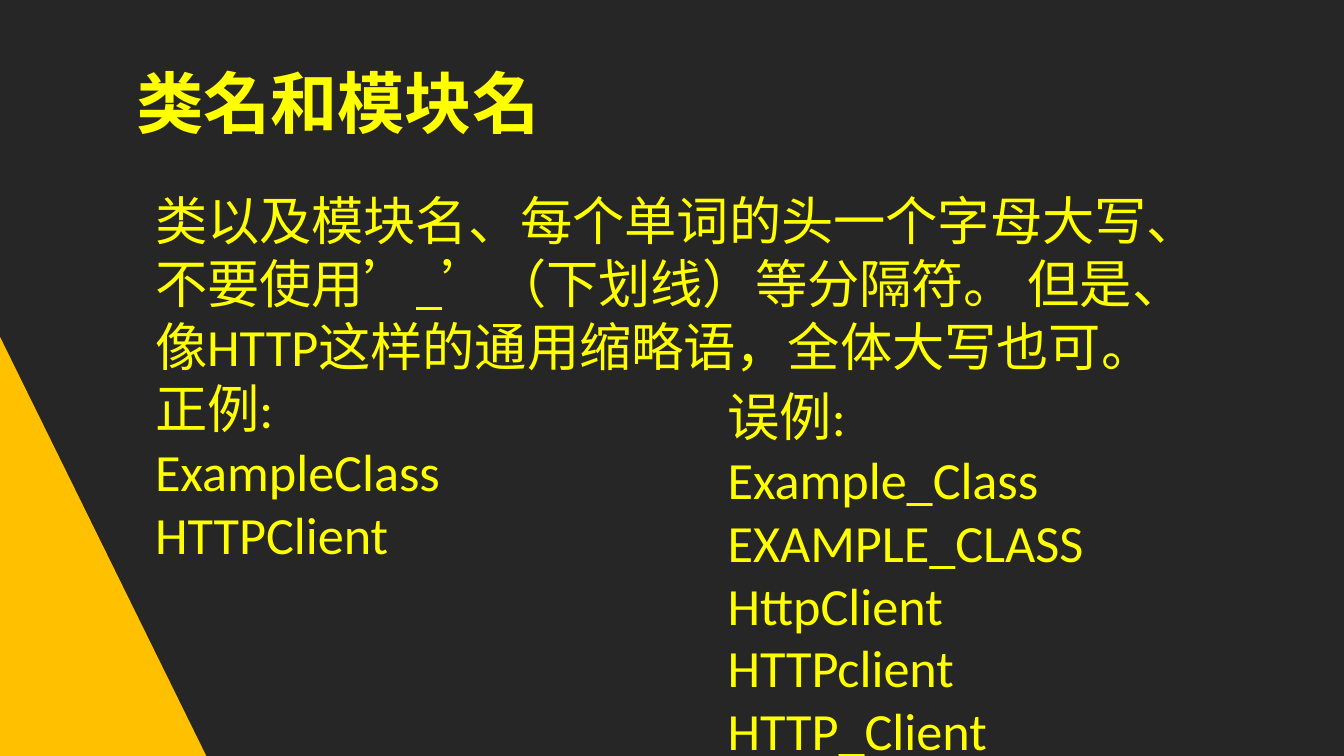
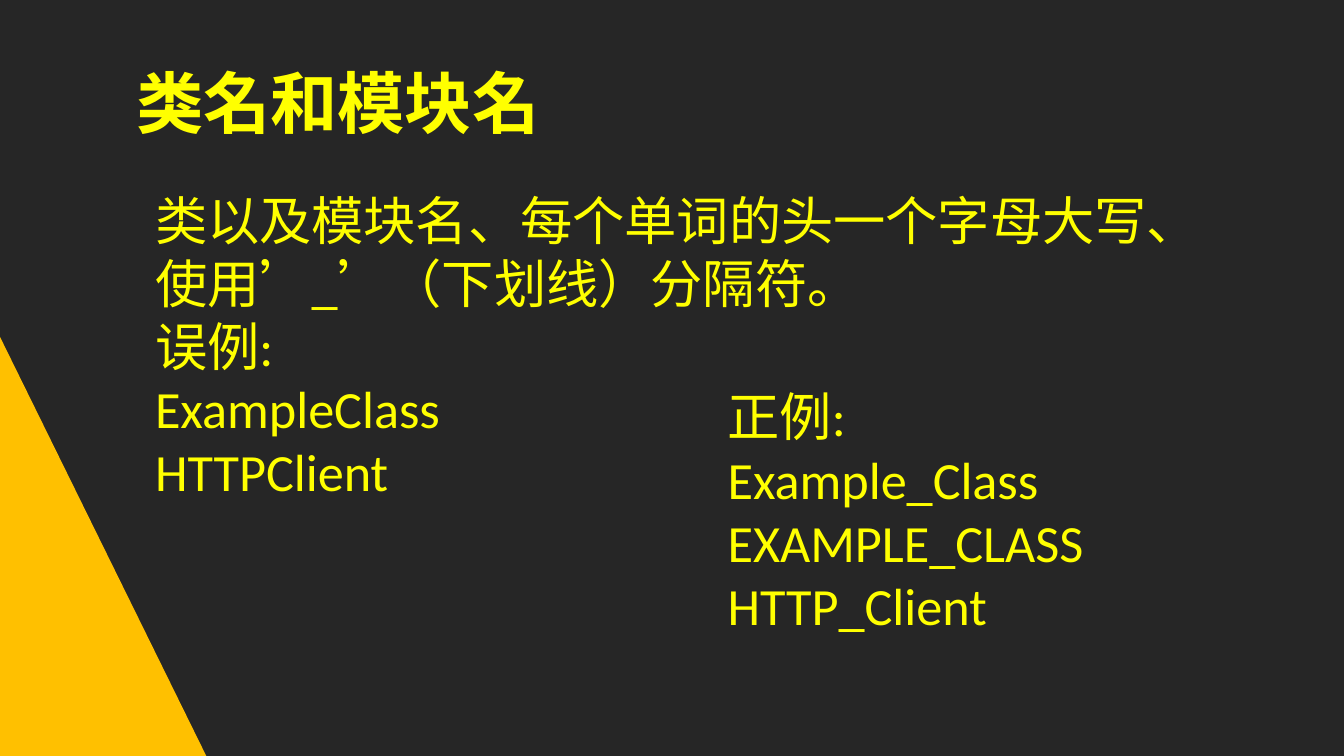
Before and after one commit to ZanebonoAlter/xp, a slide deck: slide 18 of RUBY编程规约PPT.pptx. Drawn at 1344x756 pixels with LibreOffice and Linux fonts; fonts in the diff are those of the drawing. Boxes give left, top, right and bottom in pixels: in the first picture for what was removed or moved away, otherwise in the second. Text is boxed around its words. In the diff, an @@ line names an element or a change of style, - is before the commit and + after.

```diff
--- a/RUBY编程规约PPT.pptx
+++ b/RUBY编程规约PPT.pptx
@@ text at [155, 196, 1199, 370]: text changed @@
-类以及模块名、每个单词的头一个字母大写、不要使用’_’（下划线）等分隔符。 但是、像HTTP这样的通用缩略语，全体大写也可。
-正例:
+类以及模块名、每个单词的头一个字母大写、使用’_’（下划线）分隔符。
+误例:
@@ text at [728, 392, 846, 440]: text changed @@
-误例:
+正例:
@@ text at [728, 588, 954, 688]: paragraphs removed @@
-HttpClient
-HTTPclient
```
Also in this commit, not shown: 1 other slide changed, 1 slide removed, 1 other file.
